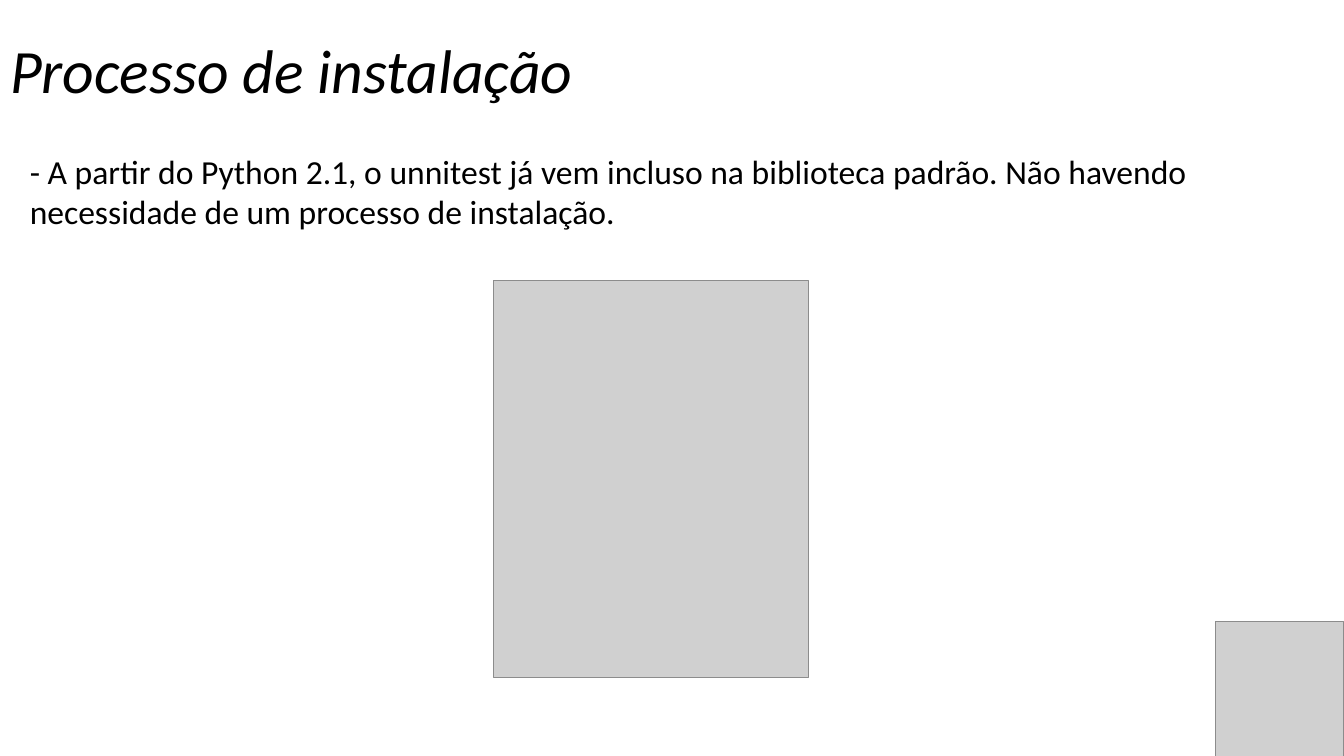
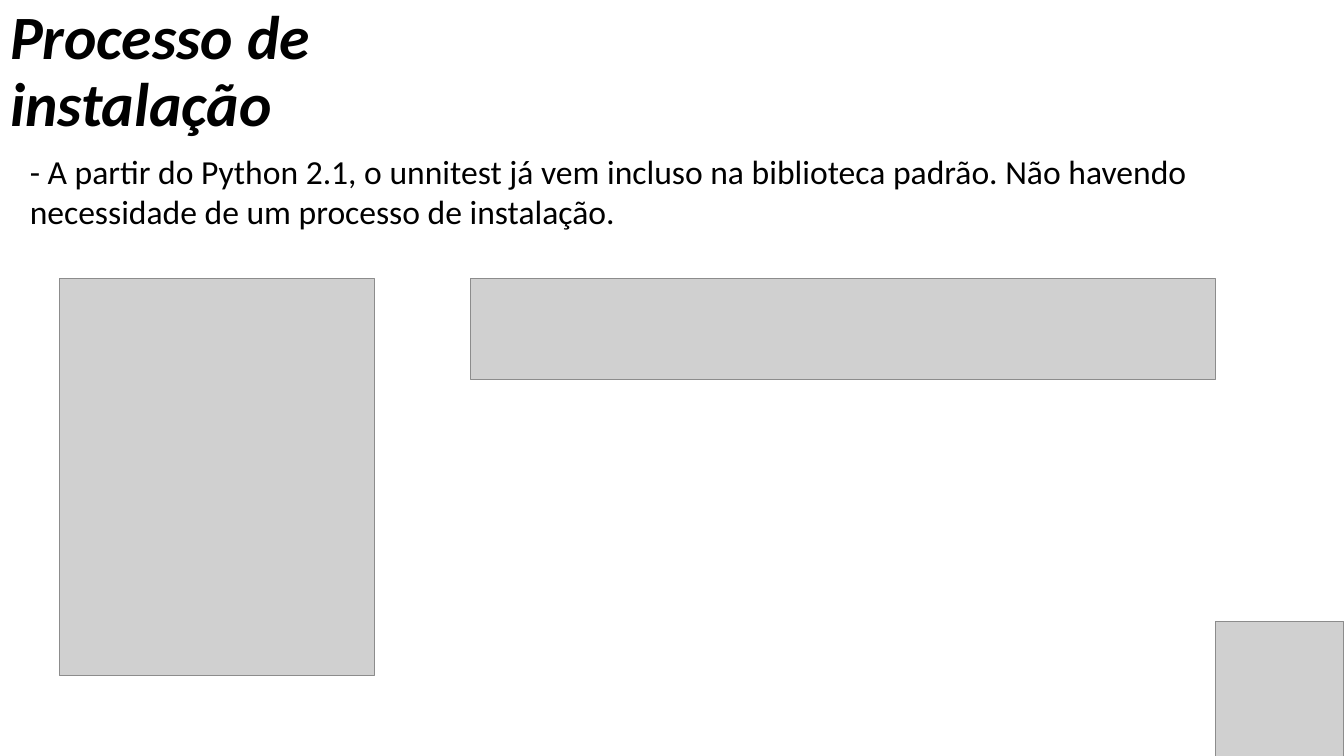
Before and after one commit to George-Luis-Costa/unittest-semin-rio, a slide deck: slide 3 of Apresentação.pptx. Drawn at 1344x756 pixels with LibreOffice and Linux fonts; fonts in the diff are those of the drawing; grey boxes stand for pictures; background and template pictures are left out. Boxes give left, top, right and bottom in pixels: in the first picture for what was removed or moved away, otherwise in the second. Text is boxed around its words. In the diff, an @@ line names an element or a change of style, - is before the commit and + after.

```diff
--- a/Apresentação.pptx
+++ b/Apresentação.pptx
@@ title "Processo de instalação" at bbox=[10, 15, 310, 136]: bold on @@
@@ picture: place and size @@
-picture at bbox=[493, 280, 808, 678]
+picture at bbox=[59, 279, 374, 677]
@@ picture added at bbox=[471, 279, 1216, 379] @@
```
Also in this commit, not shown: 3 other slides changed, 1 slide added, 1 slide removed.
